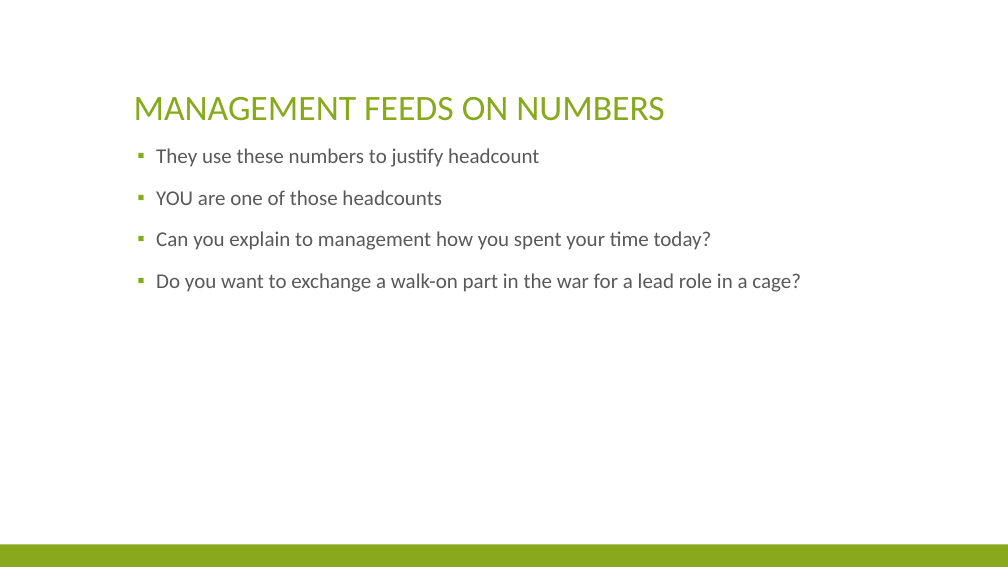
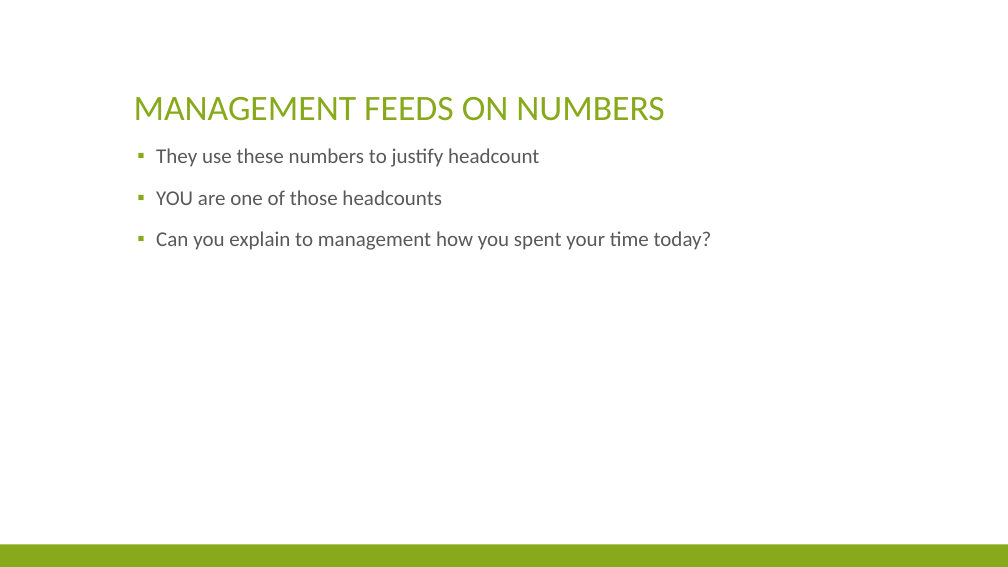
Before and after one commit to randybey/gotAsec, a slide deck: slide 2 of Time Tracking solutions.pptx. Drawn at 1008x567 pixels with LibreOffice and Linux fonts; fonts in the diff are those of the drawing. Boxes give left, top, right and bottom in pixels: in the first picture for what was removed or moved away, otherwise in the second. Text is boxed around its words. In the diff, an @@ line names an element or a change of style, - is before the commit and + after.

```diff
--- a/Time Tracking solutions.pptx
+++ b/Time Tracking solutions.pptx
@@ text at (156,273,801,292): paragraph removed @@
-▪ Do you want to exchange a walk-on part in the war for a lead role in a cage?
```
Also in this commit, not shown: 2 other slides changed, 1 slide removed.
